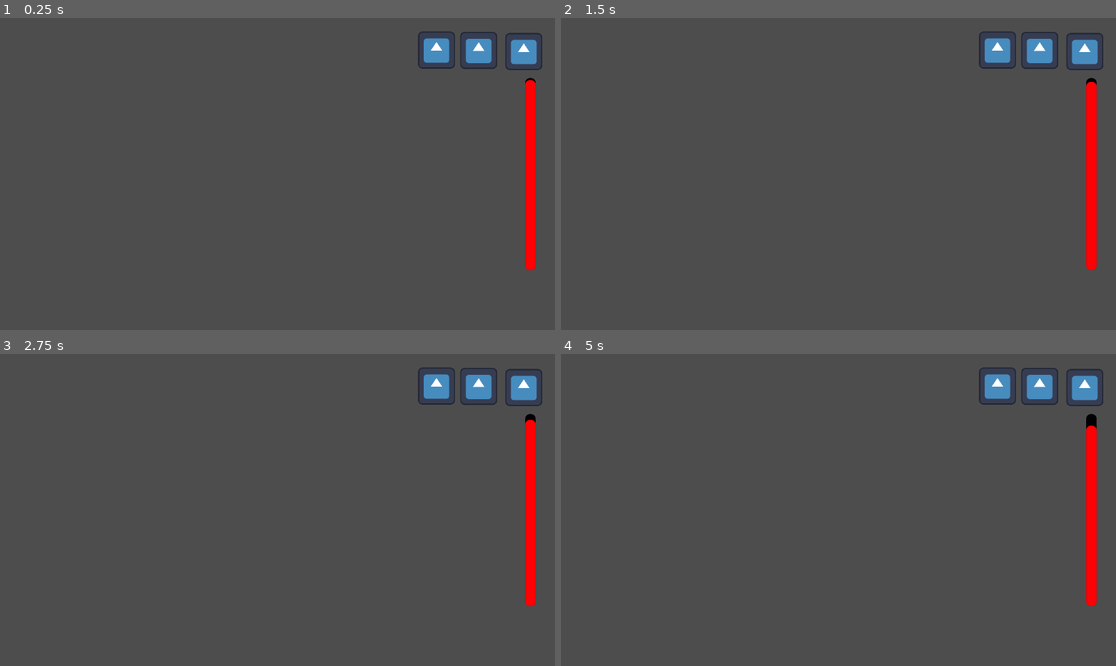
Above: before the commit, frames 1-4 (two rows, left to right).
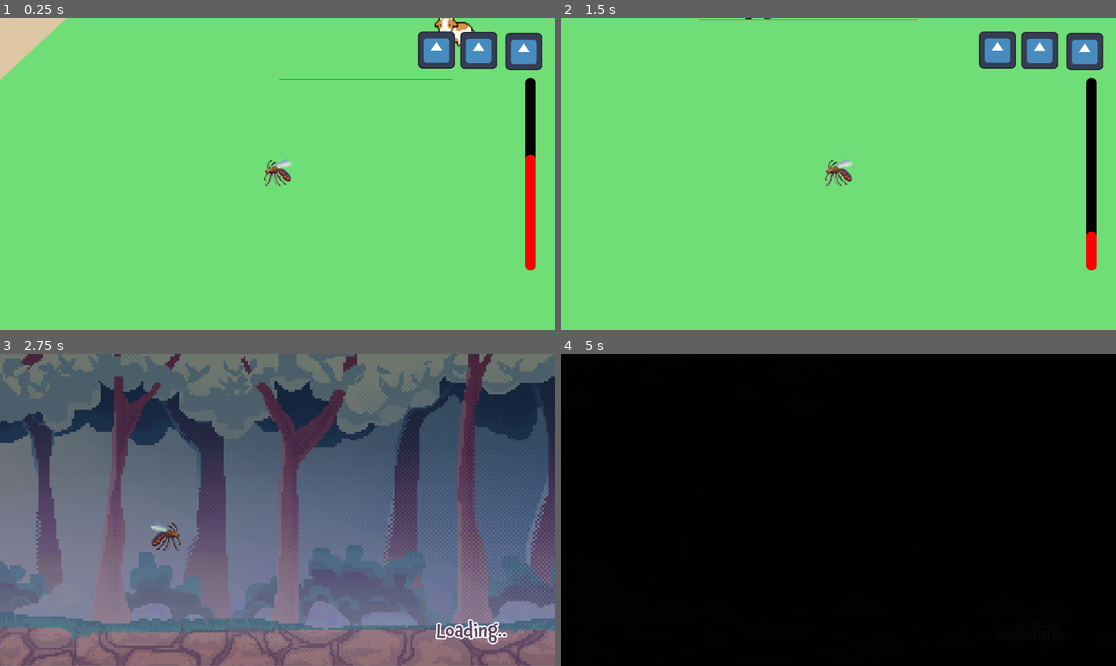
Above: after the commit, the same moments.

Repository: BrownRISDGameDevelopers/mosquito-simulator
Game: Godot game, scene res://scenes/LevelContainer.tscn
Two runs of this game, one before a commit and one after it. Both use one fixed random seed, a clock stepped at 60 frames per second and the inputs below. This scene is started directly instead of the project's main scene. The engine's default icon, where the game draws it, is replaced by a stand-in: a white triangle on a blue panel in a dark square.
Inputs:
- Up to frame 1 (0.25 s): no input
- Up to frame 2 (1.5 s): hold D (right) 0.53-1.28 s; hold Shift (sprint) 0.53-1.28 s; tap Enter at 1.25 s; hold S (down) from 1.28 s (still down); tap Space (suck) at 1.35 s
- Up to frame 3 (2.75 s): release S (down) at 2.03 s; hold D (right) from 2.03 s (still down); hold Shift (sprint) from 2.03 s (still down)
- Up to frame 4 (5 s): release D (right) at 2.78 s; release Shift (sprint) at 2.78 s; hold W (up) 2.78-3.53 s; tap Space (suck) at 2.85, 4.35 s; hold Shift (sprint) 3.53-4.28 s; hold A (left) from 3.53 s (still down)

The runs differ from the first frame. In frame 1, 97% of the frame differs, in the area x 0-100%, y 0-100%; in frame 2, 97%; in frame 3, 95%; in frame 4, 100%.
Error before the commit: Cannot call method 'instantiate' on a null value. (res://scripts/level_container.gd:36)

Commit message:
tutorial to loading to main menu established

Diff:
--- a/blood_bar.gd
+++ b/blood_bar.gd
@@ -17,10 +17,10 @@
 		emit_signal("death")"""
 
 @export var FAST_DEPLETION = 4
-@export var NORMAL_DEPLETION = 1
+@export var NORMAL_DEPLETION = 20
 
 @export var blood_left = 100
-@onready var blood_deplete_rate = 1
+@onready var blood_deplete_rate = 40
 
 func _ready():
 	update()
--- a/scenes/LevelContainer.tscn
+++ b/scenes/LevelContainer.tscn
@@ -44,6 +44,7 @@
 
 [node name="BloodBar" parent="." instance=ExtResource("4_x305a")]
 layout_mode = 1
+NORMAL_DEPLETION = 50
 
 [node name="Heart1" type="Control" parent="."]
 anchors_preset = 0
--- a/scripts/level_container.gd
+++ b/scripts/level_container.gd
@@ -1,6 +1,7 @@
 extends Control
 
 var playing_minigame = false
+@export var in_tutorial = true
 
 @onready var map_viewport = $MapViewport/SubViewport
 @onready var map_3d = $MapViewport/SubViewport/Map
@@ -16,6 +17,8 @@
 const MAIN_MAP = preload("res://scenes/Map.tscn")
 const TUTORIAL_MAP = preload("res://scenes/TutorialMap.tscn")
 
+const LOAD_SCREEN = preload("res://scenes/Loading.tscn")
+
 var CURR_MAP
 
 @onready var npcs # update in set_level: npc will register themselves
@@ -25,21 +28,56 @@
 
 func _ready() -> void:
 	if Engine.is_editor_hint():
-		set_level(Global.starting_level)
+		# use a safe value if Global.starting_level is null
+		var start_map = Global.starting_level if Global.starting_level != null else (TUTORIAL_MAP if in_tutorial else MAIN_MAP)
+		set_level(start_map)
 	else:
-		CURR_MAP = Global.starting_level
+		CURR_MAP = Global.starting_level if Global.starting_level != null else (TUTORIAL_MAP if in_tutorial else MAIN_MAP)
 		set_level(CURR_MAP)
 
 	toggle_minigame(playing_minigame)
 
-func set_level(map: PackedScene):
+# Accepts PackedScene, a resource path string, or null — will fallback and log errors.
+func set_level(map) -> void:
+	# If caller passed a path string, try to load it
+	if typeof(map) == TYPE_STRING:
+		var loaded = load(map)
+		if loaded == null:
+			push_error("level_container.set_level: failed to load scene from path: %s — falling back" % map)
+			map = null
+		else:
+			map = loaded
+
+	# If map is null, choose sensible default
+	if map == null:
+		push_warning("level_container.set_level: received null map — using fallback default.")
+		map = TUTORIAL_MAP if in_tutorial else MAIN_MAP
+
+	# At this point map should be a PackedScene / resource
+	if not map:
+		push_error("level_container.set_level: no valid map available after fallback. Aborting.")
+		return
+
 	var level_instance = map.instantiate()
+	# clear existing children
 	for child in map_viewport.get_children():
 		child.queue_free()
 	map_viewport.add_child(level_instance)
 	map_3d = level_instance
-	map_3d.add_swatter_to_minigame.connect(on_map_3d_add_swatter_to_minigame)
-	map_3d.minigame_toggle.connect(on_map_3d_minigame_toggle)
+
+	# connect signals only if the instance provides them
+	if level_instance.has_signal("add_swatter_to_minigame"):
+		map_3d.add_swatter_to_minigame.connect(on_map_3d_add_swatter_to_minigame)
+	else:
+		# optional: log for debugging
+		# push_warning("map instance missing signal: add_swatter_to_minigame")
+		pass
+
+	if level_instance.has_signal("minigame_toggle"):
+		map_3d.minigame_toggle.connect(on_map_3d_minigame_toggle)
+	else:
+		# push_warning("map instance missing signal: minigame_toggle")
+		pass
 
 	npcs = get_tree().get_nodes_in_group("npcs")
 
@@ -55,15 +93,22 @@
 
 func _process(_delta) -> void:
 	# lose condition
-	if blood_bar.blood_left == 0:
+	if blood_bar.blood_left < 0:
 		emit_signal("player_lose")
-		get_tree().change_scene_to_packed(LOSE_SCREEN) # display lose screen
+		if in_tutorial:
+			get_tree().change_scene_to_packed(LOAD_SCREEN)
+		else:
+			get_tree().change_scene_to_packed(LOSE_SCREEN) # display lose screen
 
 	# win condition
 	if Global.current_level != "infinite":
+
 		if all_npc_bitten():
 			emit_signal("player_win")
-			get_tree().change_scene_to_packed(WIN_SCREEN) # display win screen
+			if in_tutorial:
+				get_tree().change_scene_to_packed(LOAD_SCREEN)
+			else:
+				get_tree().change_scene_to_packed(WIN_SCREEN) # display win screen
 
 	#heart removal
 	if Global.lives_left != hearts.size():
--- a/scripts/loading.gd
+++ b/scripts/loading.gd
@@ -10,10 +10,11 @@
 @onready var loadingLabel: Label = $LoadingLabel
 
 const AMP = 60
-const LOADING_TIME = 15
+#const LOADING_TIME = 15
+const LOADING_TIME = 2
 const STARTING_Y = 540.0
 const END_X = 4519.0
-const MAIN_LEVEL = preload("res://scenes/LevelContainer.tscn")
+const LEVEL_CONTAINER = "res://scenes/LevelContainer.tscn"
 const MAIN_MAP = preload("res://scenes/Map.tscn")
 
 var running_delta = 0
@@ -26,14 +27,13 @@
 
 	# change to main level
 	Global.starting_level = MAIN_MAP
-	get_tree().change_scene_to_packed(MAIN_LEVEL)
+	get_tree().change_scene_to_file(LEVEL_CONTAINER)
 
 func _ready() -> void:
 	background.position = Vector2.ZERO
 
 	var x_tween = create_tween()
 	x_tween.tween_property(mosquito, "position:x", END_X, LOADING_TIME)
-	x_tween.tween_callback(loading_finished).set_delay(1.5)
 
 	var mosquito_tween = create_tween()
 	mosquito.position = Vector2(473, STARTING_Y)
@@ -41,6 +41,9 @@
 	mosquito_tween.tween_property(mosquito, "position:y", STARTING_Y - AMP, 1.5).set_trans(Tween.TRANS_SINE).set_ease(Tween.EASE_IN_OUT)
 	mosquito_tween.set_loops()
 
+	# wait for the horizontal tween to finish, then proceed
+	await x_tween.finished
+	loading_finished()
 
 # Called every frame. 'delta' is the elapsed time since the previous frame.
 func _process(_delta: float) -> void:
Not shown: 1 places in scenes/Loading.tscn that only renumber resources
